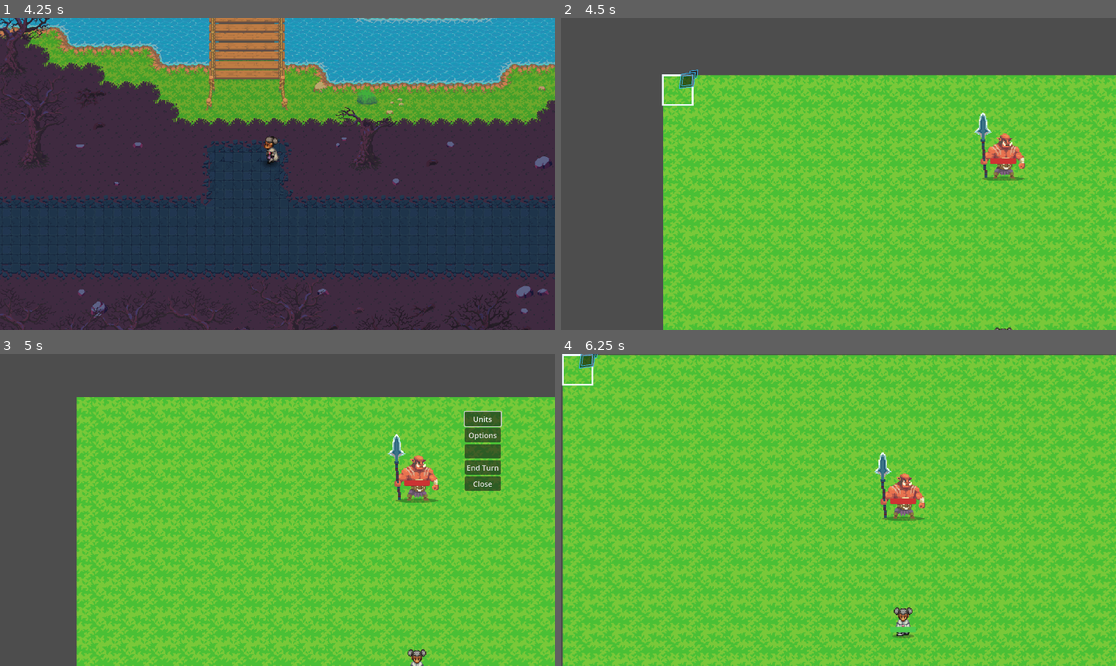
Above: before the commit, frames 1-4 (two rows, left to right).
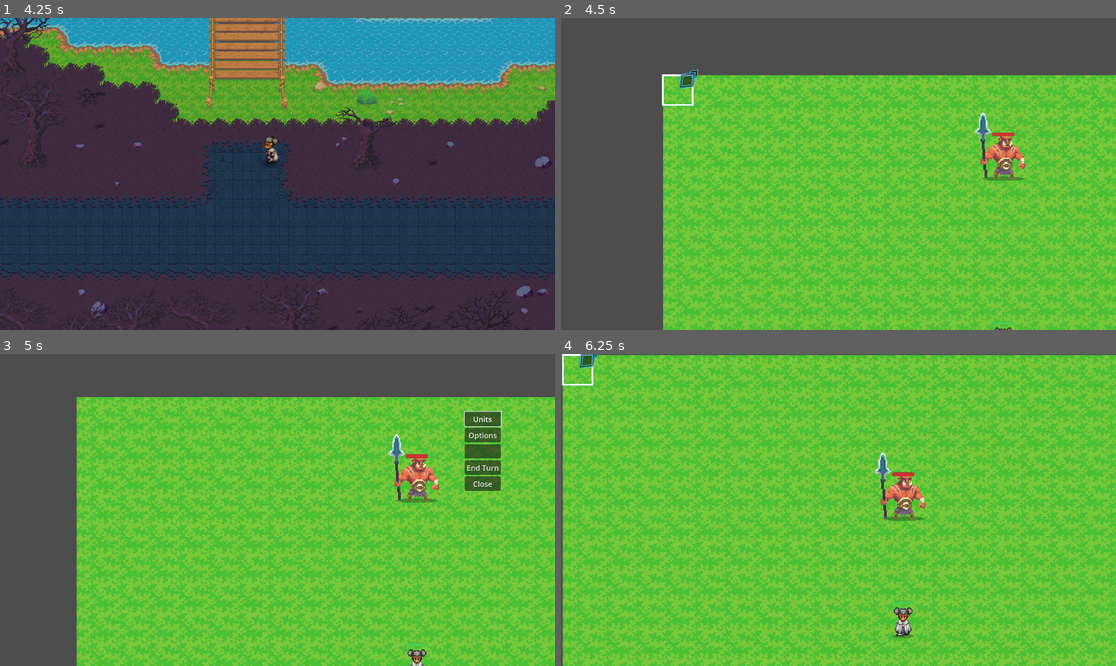
Above: after the commit, the same moments.

Repository: TheKangGaming/bloomblight
Game: Godot game, scene res://scenes/level/game.tscn
Two runs of this game, one before a commit and one after it. Both use one fixed random seed, a clock stepped at 60 frames per second and the inputs below.
Inputs (mouse positions are in pixels of both pictures, inside the frame that each line leads up to):
- Up to frame 1 (4.25 s): tap Enter (ui_accept) at 0.5, 0.77, 1.52, 3.02, 3.77 s; move the mouse to (399, 158) at 0.52 s; hold D (right) 0.53-1.28 s; tap Space (action) at 0.6 s; click (399, 158) at 0.67 s; move the mouse to (166, 189) at 1.27 s; hold S (down) 1.28-2.03 s; click (166, 189) at 1.35 s; move the mouse to (333, 105) at 2.02 s; hold D (right) 2.03-2.78 s; hold E (interact) 2.03-2.78 s; move the mouse to (249, 236) at 2.77 s; hold 1 (tool_forward) 2.78-3.53 s; tap Shift (run) at 2.85 s; click (249, 236) at 2.92 s; move the mouse to (444, 220) at 3.52 s; hold A (left) from 3.53 s (still down); tap Mouse wheel down (tool_backward) at 3.6 s
- Up to frame 2 (4.5 s): keep holding A (left); move the mouse to (672, 127) at 4.27 s; tap C at 4.35 s
- Up to frame 3 (5 s): keep holding A (left); tap Enter (ui_accept) at 4.52 s
- Up to frame 4 (6.25 s): release A (left) at 5 s; click "Units" at 5 s; click "End Turn" at 5.75 s

Frame 1 is identical in both runs. In frame 2, 0.2% of the frame differs, in the area x 77-83%, y 36-99%; in frame 3, 0.2%; in frame 4, 0.3%, in the area x 59-65%, y 37-90%.

Commit message:
HP Bars Working

Diff:
--- a/Units/Unit.gd
+++ b/Units/Unit.gd
@@ -344,8 +344,8 @@
 	_hp_bar.show_percentage = false # Hide the default Godot text
 
 	# Sizing and positioning (Centered nicely above a 32x32 sprite)
-	_hp_bar.custom_minimum_size = Vector2(28, 6)
-	_hp_bar.position = Vector2(-14, -22)
+	_hp_bar.custom_minimum_size = Vector2(24, 4)
+	_hp_bar.position = Vector2(-12, -50)
 	_hp_bar.z_index = 50
 
 	# 1. The Carved Wood Background
